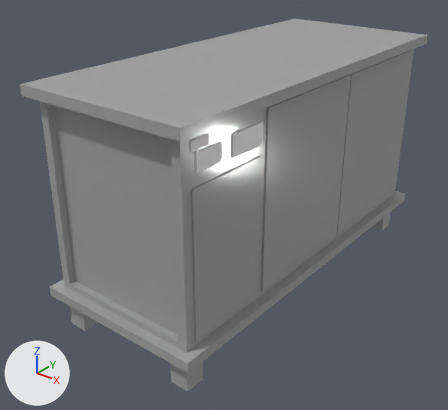
Before and after pictures for a commit that changed the Blender file 학과체험오브젝/한식조리대.blend.
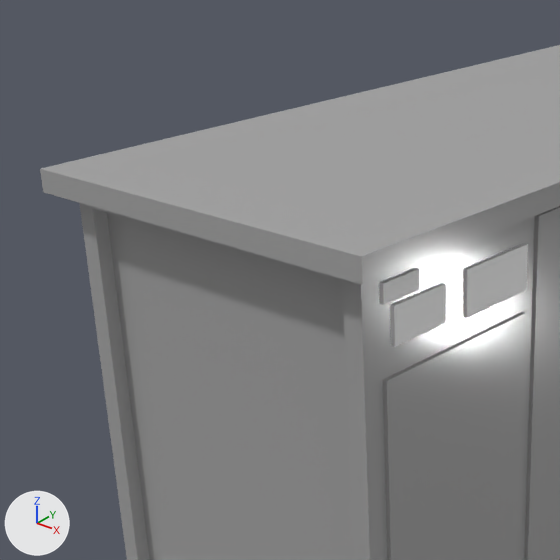
Old and new are each drawn whole from a camera (50 mm lens) standing at (18.06, -25.1, 12.0) and looking at (-0.6, -1.78, -2.46) and again close up on the part from 0% to 62% of the width and 0% to 68% of the height. The axes (+X, +Y, +Z) are drawn at lower left. The lights are the same throughout.

The scene before the commit, as lines of its bpy script (objects in view):
```python
me_cube_010 = bpy.data.meshes.new('Cube.010')
me_cube_010.from_pydata(...)  # 112 vertices, 86 faces; spans x -15.8..2.2, y -39.8..2.2, z -1.0..11.2
# faces by material slot: [68, 18]
me_cube_010.materials.append(mat_steel)  # grey #a4a4a4
me_cube_010.materials.append(mat_white)  # white #e7e7e7
ob_조리대 = bpy.data.objects.new('조리대', me_cube_010)
ob_조리대.location = (3.4, 9.4, -6.0)
ob_조리대.scale = (0.5, 0.5, 1.0)
```
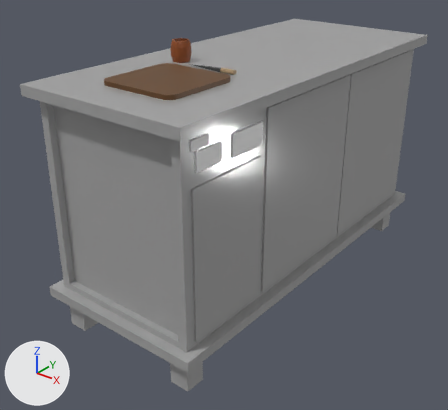
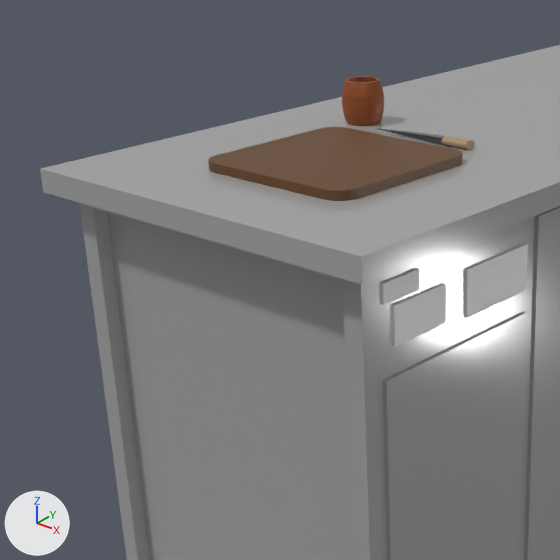
Where the change shows, as pixel boxes [x1, y1, x2, y2] in the close-ups (560 x 560 px):
'Cube', added (brown): after [208, 127, 462, 201]
'Cylinder', added (brown): after [342, 76, 384, 126]
'Cube.001', added: after [379, 129, 475, 150]
    faces in mat_knief (dark grey #646464): [379, 129, 444, 145]
    faces in mat_wood (brown #a48864): [441, 136, 475, 150]

The edits, one by one:
Material '소금항아리' (mat_소금항아리) is new.
Its base color is (0.258, 0.0595, 0.00651) (brown #8b4513).
Material 'wood' (mat_wood) is new.
Its base color is (0.37, 0.245, 0.126) (brown #a48863).
Material 'knief' (mat_knief) is new.
Its base color is (0.127, 0.127, 0.127) (dark grey #646464).
Its metallic is 0.8.
Its roughness is 0.2.
Material 'Material' (mat_material) is new.
Its base color is (0.13, 0.0561, 0.0152) (brown #654321).
Mesh me_cylinder_001 is new.
It has 448 vertices, 418 faces and spans x -1.24..1.24, y -1.24..1.24, z -1.0..1.0.
It uses material mat_소금항아리 (brown #8b4513).
Mesh me_cube_001 is new.
It has 79 vertices, 38 faces and spans x -0.67..1.47, y -0.59..2.11, z -1.0..1.0.
Faces by material slot: [4, 34].
It uses material mat_knief (dark grey #646464).
It uses material mat_wood (brown #a48863).
Mesh me_cube is new.
It has 48 vertices, 26 faces and spans x -1.0..1.0, y -1.0..1.0, z -1.0..1.0.
It uses material mat_material (brown #654321).
Object 'Cylinder' (ob_cylinder) is new; it shows me_cylinder_001.
Its location is (-2.1, -3.16, 5.75).
Its scale is (0.404, 0.404, 0.5).
Object 'Cube.001' (ob_cube_001) is new; it shows me_cube_001.
Its location is (0.91, -3.64, 5.35).
Its rotation in degrees is (0, 0, 90).
Its scale is (0.25, 1.0, 0.1).
Object 'Cube' (ob_cube) is new; it shows me_cube.
Its location is (0.13, -6.46, 5.35).
Its scale is (2.0, 2.0, 0.1).
